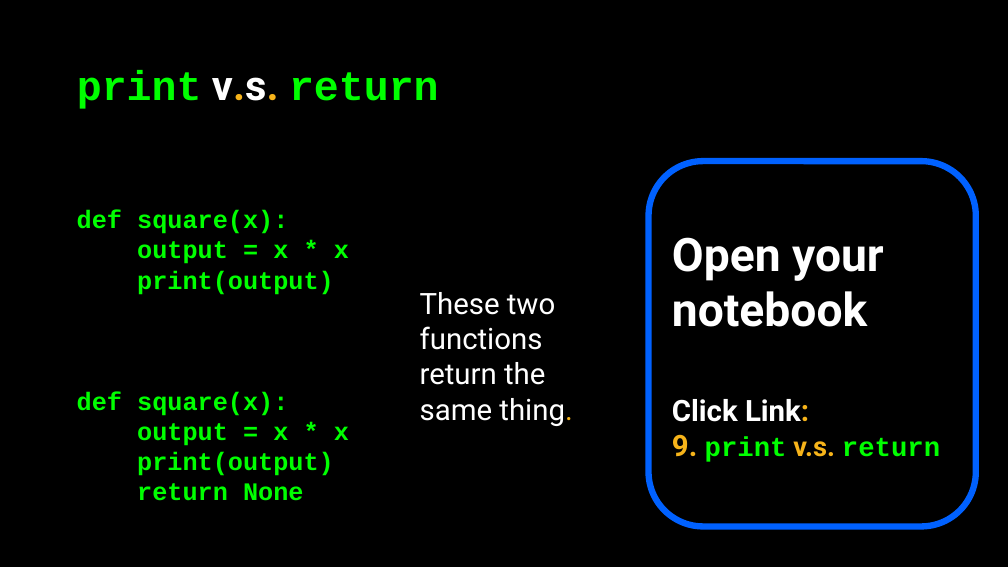
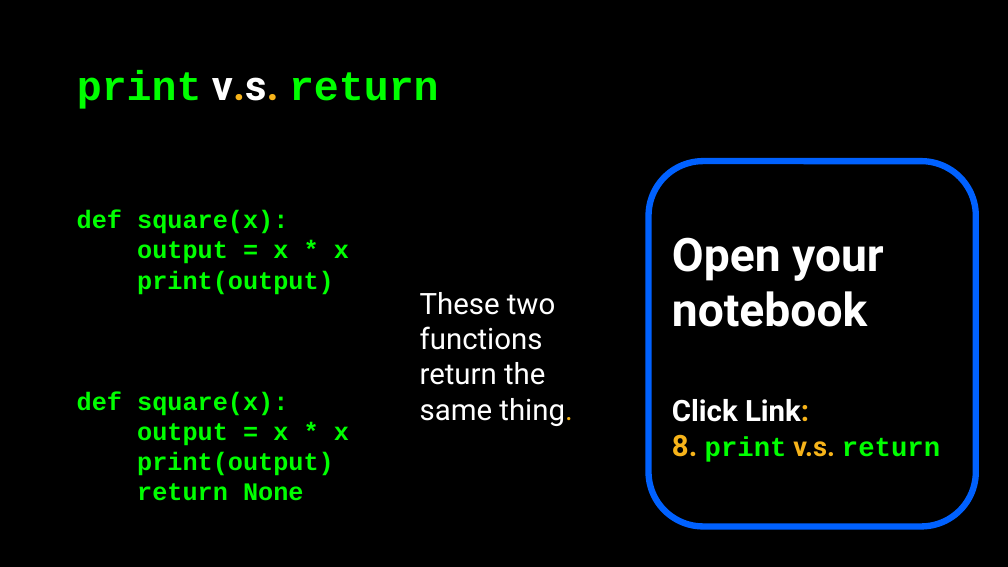
Before and after one commit to APS106/APS106-winter-2025-kinsella-goodfellow, a slide deck: slide 66 of lectures/week2/lecture2/slides/week2_lecture2.pptx (slide 65 before the commit). Drawn at 1008x567 pixels with LibreOffice and Linux fonts; fonts in the diff are those of the drawing; background and template pictures are left out. Boxes give left, top, right and bottom in pixels: in the first picture for what was removed or moved away, otherwise in the second. Text is boxed around its words. In the diff, an @@ line names an element or a change of style, - is before the commit and + after.

```diff
--- a/lectures/week2/lecture2/slides/week2_lecture2.pptx
+++ b/lectures/week2/lecture2/slides/week2_lecture2.pptx
@@ text in rounded rectangle at (x1=672, y1=434, x2=940, y2=462): text changed @@
-9. print v.s. return
+8. print v.s. return
```
Also in this commit, not shown: 3 other slides changed, 1 slide added, 3 other files.
